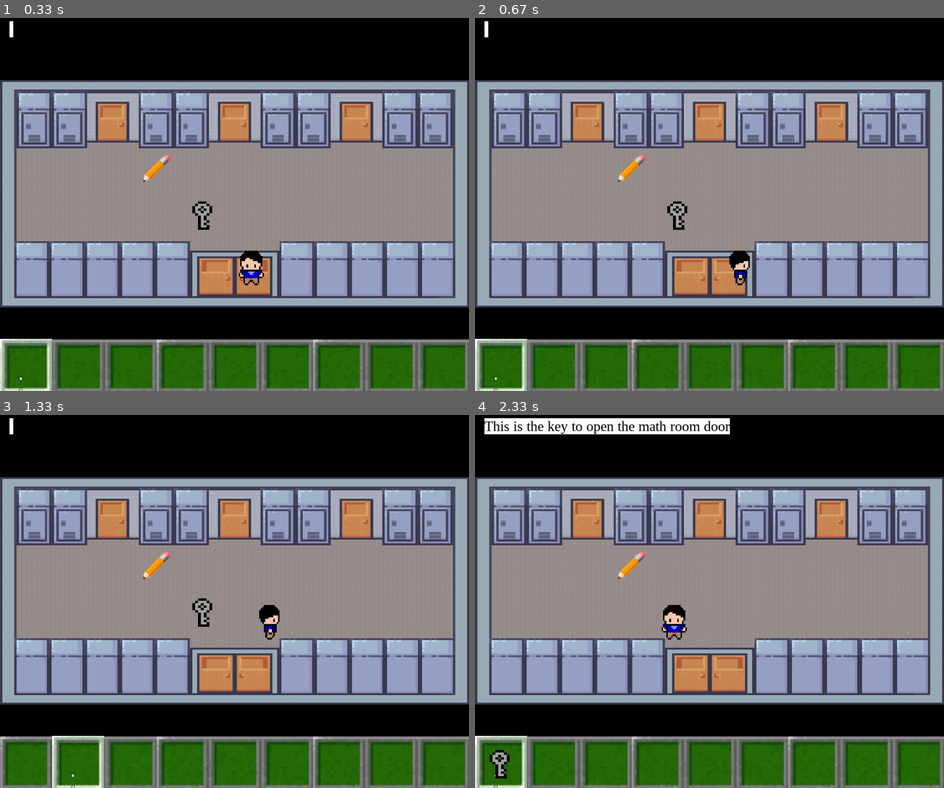
Above: before the commit, frames 1-4 (two rows, left to right).
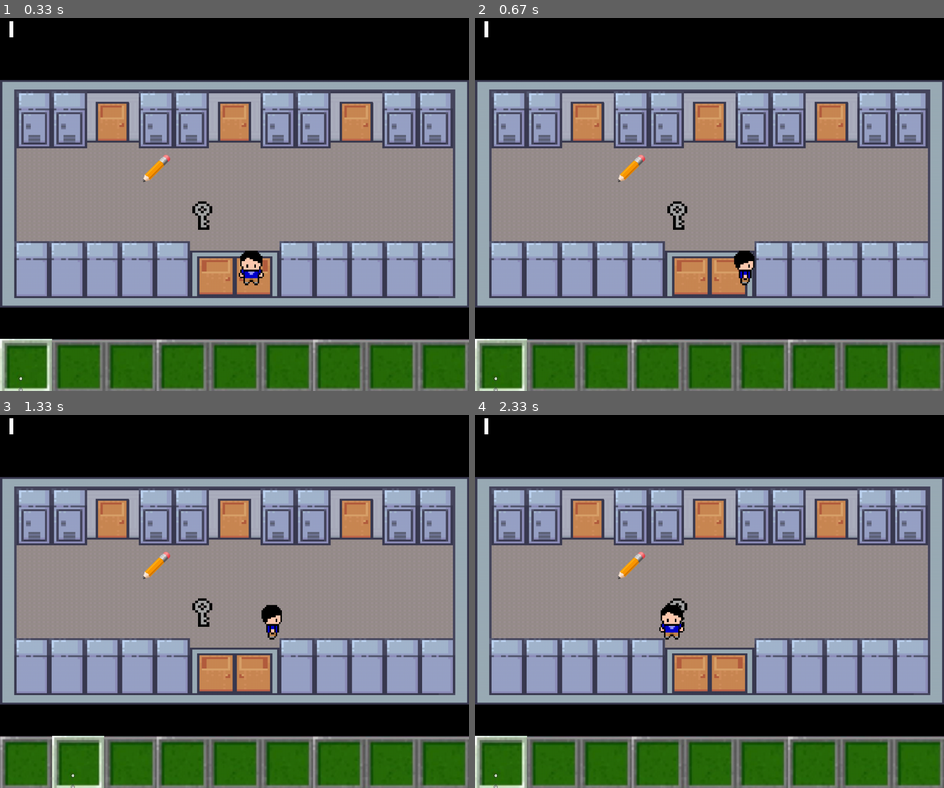
Above: after the commit, the same moments.

Repository: Aaronlongstocking97/Group-11-Pygame-Project
Game: pygame game, started from main.py
Two runs of this game, one before a commit and one after it. Both use one fixed random seed, a clock stepped at 60 frames per second and the inputs below.
Inputs:
- Up to frame 1 (0.33 s): no input
- Up to frame 2 (0.67 s): hold Right from 0.33 s (still down)
- Up to frame 3 (1.33 s): release Right at 0.8 s; hold Up 0.83-1.13 s; hold Right from 1.17 s (still down); hold D from 1.17 s (still down)
- Up to frame 4 (2.33 s): release Right at 1.63 s; release D at 1.63 s; hold Left 1.67-2.2 s; hold A 1.67-2.2 s; hold Down from 2.23 s (still down)

Frame 1 is identical in both runs. In frame 2, 0.3% of the frame differs, in the area x 54-60%, y 62-72%; in frame 3, 0.2%; in frame 4, 2.7%, in the area x 2-55%, y 0-98%.

Commit message:
change body size

Diff:
--- a/GameSprites.py
+++ b/GameSprites.py
@@ -8,7 +8,7 @@
 ITEM_SIZE = (60, 60)
 DOOR_SIZE = (80, 95)
 PLAYER_SIZE = (60, 80)
-BODY_SIZE = (60, 45)
+BODY_SIZE = (40, 30)
 
 BLACK = (0, 0, 0)
 GREEN = (0, 255, 0)
--- a/body.py
+++ b/body.py
@@ -9,7 +9,7 @@
 
 
     def attach_player(self, x, y):
-        self.rect.x = x
+        self.rect.x = x + 10
         self.rect.bottom = y
 
     def set_position(self, x, y):
